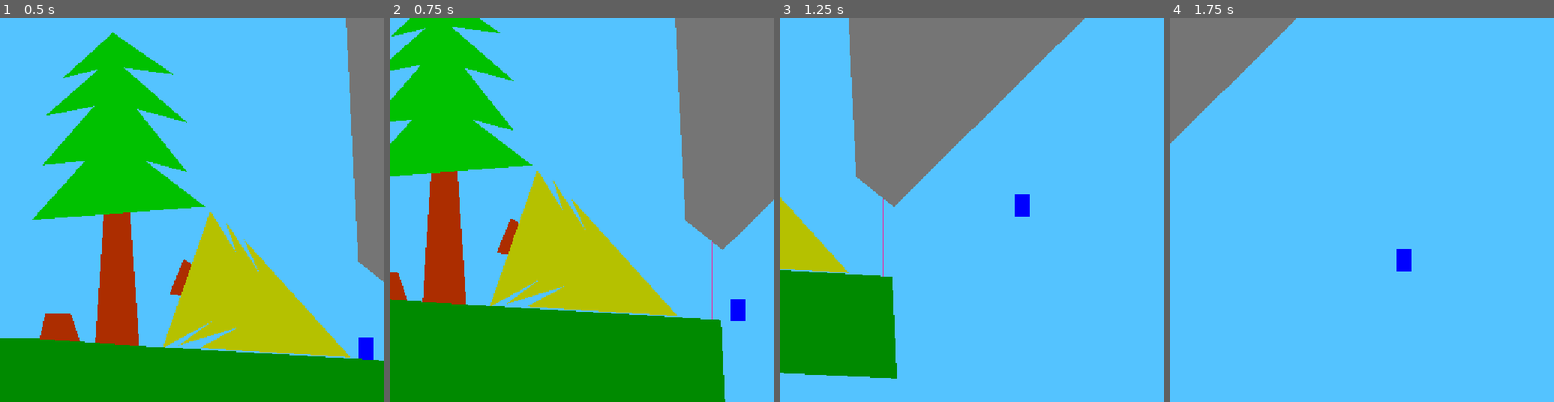
Above: before the commit, frames 1-4 (left to right).
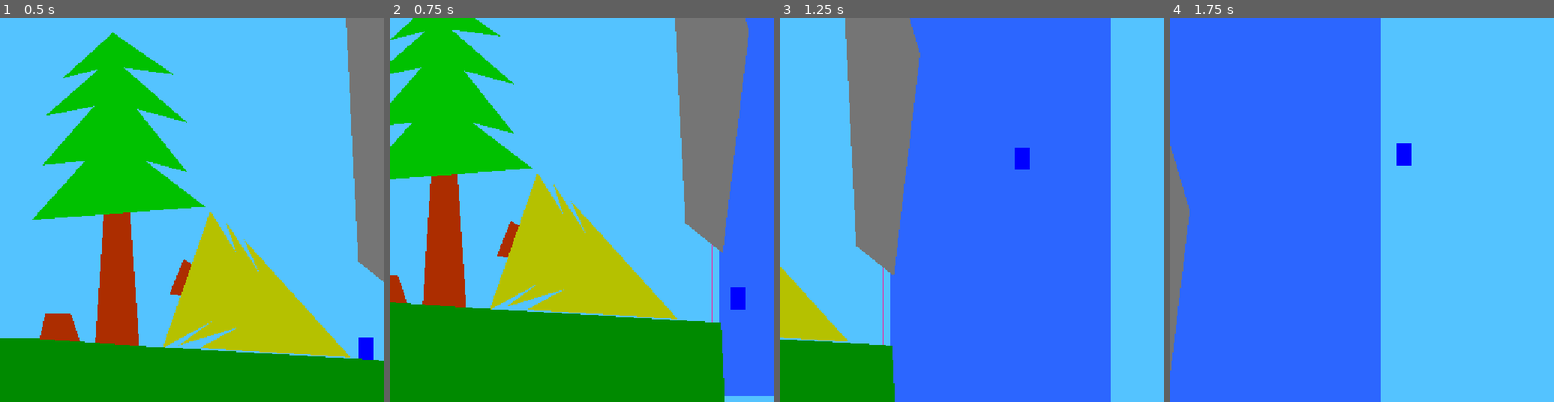
Above: after the commit, the same moments.

Repository: xorblo-doitus/OOB
Game: Godot game, scene res://src/gameplay/world/world.tscn
The game is run twice, just before and just after one commit, with the same random seed, the same clock (stepped at 60 frames per second) and the same inputs.
Inputs:
- Up to frame 1 (0.5 s): no input
- Up to frame 2 (0.75 s): tap Enter at 0.5 s; hold D (right) from 0.53 s (still down)
- Up to frame 3 (1.25 s): keep holding D (right); tap Space (jump) at 0.77 s
- Up to frame 4 (1.75 s): keep holding D (right); tap Space (jump) at 1.52 s

Frame 1 is identical in both runs. In frame 2, 14% of the frame differs, in the area x 0-100%, y 0-100%; in frame 3, 65%, in the area x 0-87%, y 0-100%; in frame 4, 55%.

Commit message:
Added reusable one way plateforms

Diff:
--- /dev/null
+++ b/src/gameplay/world/terrain/one_way_plateform.gd
@@ -0,0 +1,20 @@
+@tool
+extends StaticBody2D
+
+@onready var collision_shape_2d: CollisionShape2D = $CollisionShape2D
+@onready var line_2d: Line2D = $Line2D
+
+@export var width: float = 50:
+	set(new):
+		width = new
+		if not is_node_ready():
+			ready.connect(update_width, CONNECT_ONE_SHOT)
+			return
+		update_width()
+
+
+func update_width() -> void:
+	collision_shape_2d.shape.a.x = width/-2
+	collision_shape_2d.shape.b.x = width/2
+	line_2d.points[0].x = width/-2
+	line_2d.points[1].x = width/2
--- /dev/null
+++ b/src/gameplay/world/terrain/one_way_plateform.tscn
@@ -0,0 +1,22 @@
+[gd_scene load_steps=3 format=3 uid="uid://djen1emxwvi8r"]
+
+[ext_resource type="Script" path="res://src/gameplay/world/terrain/one_way_plateform.gd" id="1_jtr0r"]
+
+[sub_resource type="SegmentShape2D" id="SegmentShape2D_crqjm"]
+resource_local_to_scene = true
+a = Vector2(-50, 0)
+b = Vector2(50, 0)
+
+[node name="OneWayPlateform" type="StaticBody2D"]
+script = ExtResource("1_jtr0r")
+width = 100.0
+
+[node name="CollisionShape2D" type="CollisionShape2D" parent="." groups=["one_way"]]
+shape = SubResource("SegmentShape2D_crqjm")
+one_way_collision = true
+
+[node name="Line2D" type="Line2D" parent="."]
+modulate = Color(0.858824, 0.294118, 0, 1)
+z_index = -128
+points = PackedVector2Array(-50, 2, 50, 2)
+width = 4.0
--- a/src/gameplay/world/world.tscn
+++ b/src/gameplay/world/world.tscn
@@ -1,9 +1,10 @@
-[gd_scene load_steps=9 format=3 uid="uid://ciceafugib0p4"]
+[gd_scene load_steps=11 format=3 uid="uid://ciceafugib0p4"]
 
 [ext_resource type="Script" path="res://src/gameplay/world/world.gd" id="1_nomqr"]
 [ext_resource type="PackedScene" uid="uid://cydou714l1g6v" path="res://src/gameplay/entities/player.tscn" id="2_enicr"]
 [ext_resource type="PackedScene" uid="uid://delrjt1dlkmbj" path="res://src/gameplay/world/camera_zone.tscn" id="4_et3i5"]
 [ext_resource type="Material" uid="uid://5ea2je3g1fbo" path="res://src/shaders/oob_shader.tres" id="5_gag1f"]
+[ext_resource type="PackedScene" uid="uid://djen1emxwvi8r" path="res://src/gameplay/world/terrain/one_way_plateform.tscn" id="6_2wxex"]
 [ext_resource type="PackedScene" uid="uid://d313j65dc033f" path="res://src/gameplay/world/terrain/polygon_terrain.tscn" id="6_t1arw"]
 [ext_resource type="PackedScene" uid="uid://drtgovpc4eh4f" path="res://src/gameplay/world/terrain/water.tscn" id="7_bqvld"]
 
@@ -13,6 +14,9 @@
 
 [sub_resource type="RectangleShape2D" id="RectangleShape2D_pg4ov"]
 size = Vector2(349, 76)
+
+[sub_resource type="RectangleShape2D" id="RectangleShape2D_oqi2p"]
+size = Vector2(294, 751)
 
 [node name="World" type="Node2D"]
 script = ExtResource("1_nomqr")
@@ -41,12 +45,12 @@
 [node name="Rock1" parent="." instance=ExtResource("6_t1arw")]
 position = Vector2(1021, 106)
 color = Color(0.458824, 0.458824, 0.458824, 1)
-polygon = PackedVector2Array(341, -61, 18, 258, -32, 218, -52, -183, -12, -259)
+polygon = PackedVector2Array(53, -38, 18, 258, -32, 218, -52, -183, -12, -259)
 
 [node name="Rock2" parent="." instance=ExtResource("6_t1arw")]
 position = Vector2(-33, 195)
 color = Color(0.458824, 0.458824, 0.458824, 1)
-polygon = PackedVector2Array(80, -231, 44, 248, -32, 218, -12, -259)
+polygon = PackedVector2Array(99, -333, 44, 248, -32, 218, 21, -338)
 
 [node name="Grass1" parent="." instance=ExtResource("6_t1arw")]
 position = Vector2(204, 487)
@@ -107,6 +111,25 @@
 shape = SubResource("SegmentShape2D_crqjm")
 one_way_collision = true
 
+[node name="OneWayPlateform" parent="." instance=ExtResource("6_2wxex")]
+position = Vector2(215, -33)
+width = 330.0
+
+[node name="Node2D" type="Node2D" parent="."]
+position = Vector2(215, -33)
+
+[node name="OneWayPlateform3" parent="Node2D" instance=ExtResource("6_2wxex")]
+position = Vector2(111, -142)
+width = 64.0
+
+[node name="OneWayPlateform5" parent="Node2D" instance=ExtResource("6_2wxex")]
+position = Vector2(-76, -139)
+width = 64.0
+
+[node name="OneWayPlateform2" parent="." instance=ExtResource("6_2wxex")]
+position = Vector2(150, 531)
+width = 330.0
+
 [node name="Water" type="Area2D" parent="."]
 z_index = -8
 position = Vector2(127, 542)
@@ -116,3 +139,13 @@
 shape = SubResource("RectangleShape2D_pg4ov")
 
 [node name="Water" parent="Water/CollisionShape2D" instance=ExtResource("7_bqvld")]
+
+[node name="Water2" type="Area2D" parent="."]
+z_index = -8
+position = Vector2(1242, 483)
+
+[node name="CollisionShape2D" type="CollisionShape2D" parent="Water2"]
+position = Vector2(-61, -304.5)
+shape = SubResource("RectangleShape2D_oqi2p")
+
+[node name="Water" parent="Water2/CollisionShape2D" instance=ExtResource("7_bqvld")]
